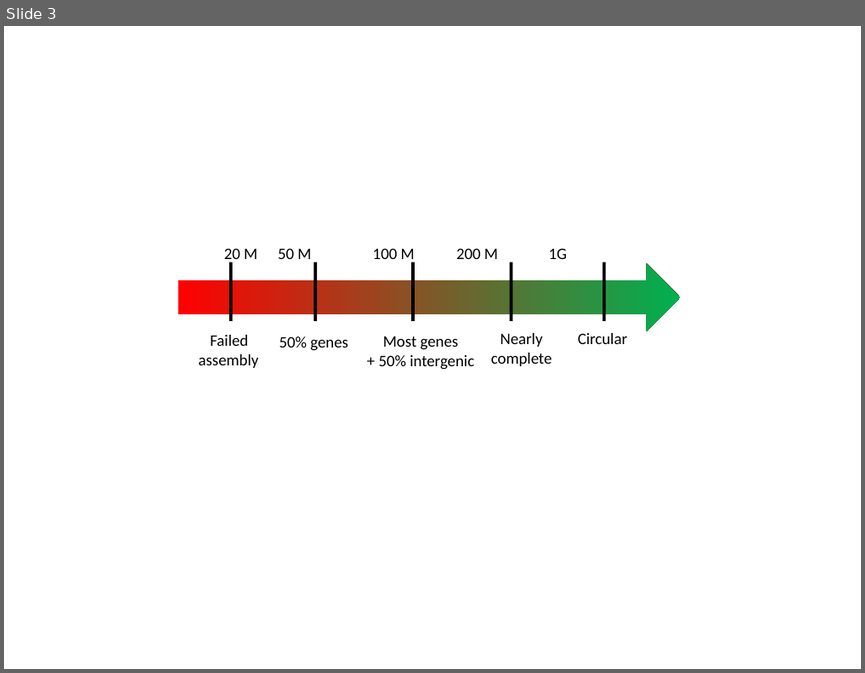
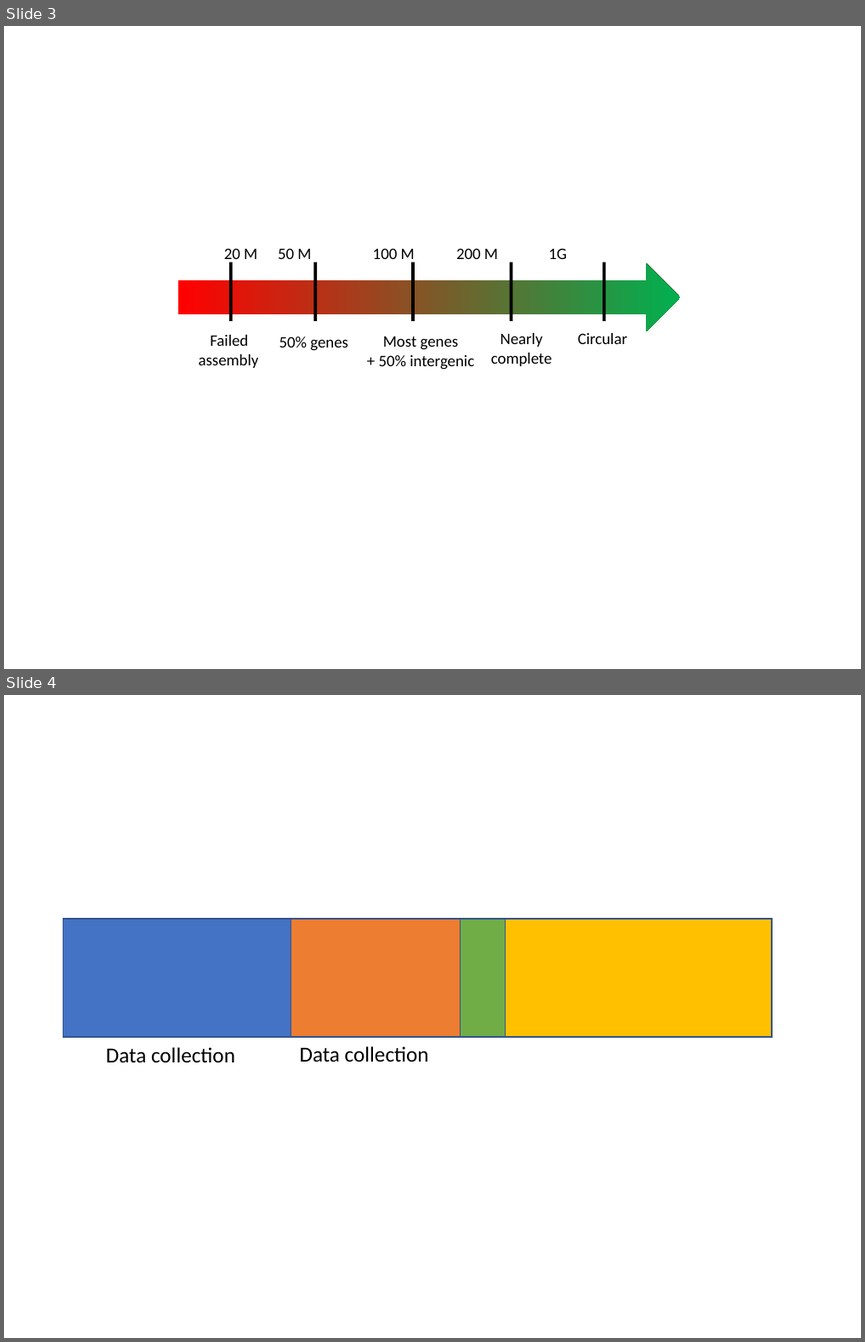
Before and after one commit to lmcai/PhyloHerb, a slide deck: PhyloHerb_botany2021.pptx. Shown one above the other, each under a label of ours: slide 3 before the commit, slides 3 and 4 after it. The pictures are 865x673 and 865x1342 pixels, drawn with LibreOffice and Linux fonts; fonts in the diff are those of the drawing. Boxes give left, top, right and bottom in pixels: in the first picture for what was removed or moved away, otherwise in the second. Text is boxed around its words. In the diff, an @@ line names an element or a change of style, - is before the commit and + after.

```diff
--- a/PhyloHerb_botany2021.pptx
+++ b/PhyloHerb_botany2021.pptx
@@ slide 4 added at bbox=[4, 695, 861, 1338], background #FFFFFF @@
@@ rectangle added at bbox=[64, 919, 291, 1037], fill #4472C4, outline #325491 1 pt @@
@@ rectangle added at bbox=[291, 919, 460, 1037], fill #ED7D31, outline #325491 1 pt @@
@@ rectangle added at bbox=[460, 919, 506, 1037], fill #70AD47, outline #325491 1 pt @@
@@ rectangle added at bbox=[506, 919, 772, 1037], fill #FFC000, outline #325491 1 pt @@
@@ text added at bbox=[106, 1047, 235, 1062], 18 pt, text #000000 @@
+Data collection
@@ text added at bbox=[300, 1046, 429, 1062], 18 pt, text #000000 @@
+Data collection
```
Also in this commit, not shown: 1 slide changed.
